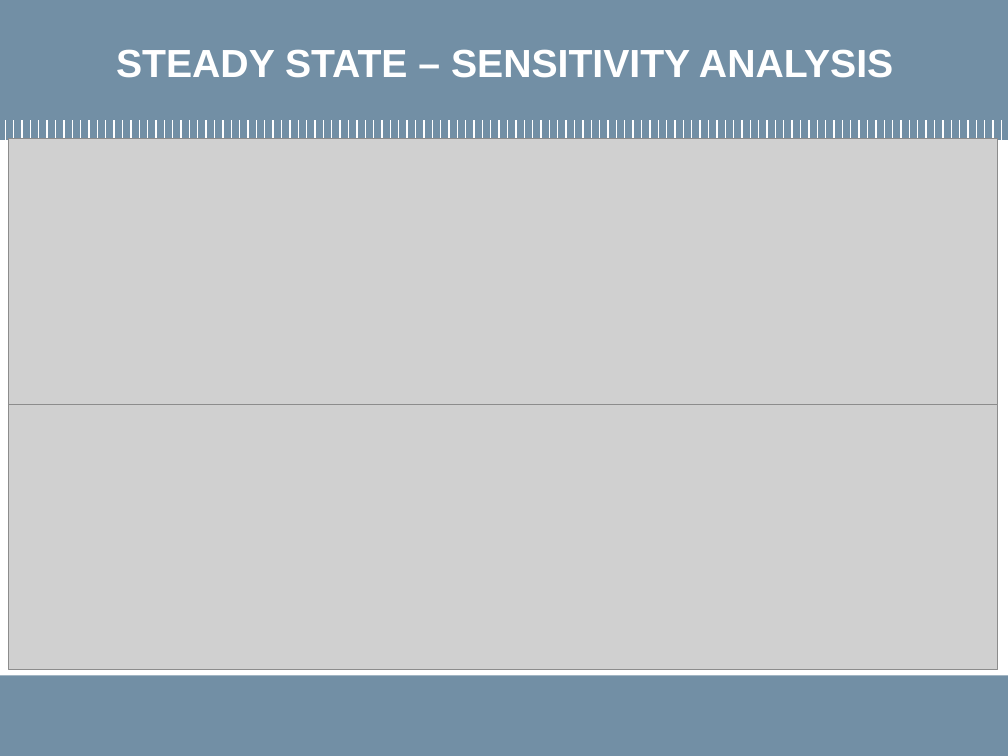
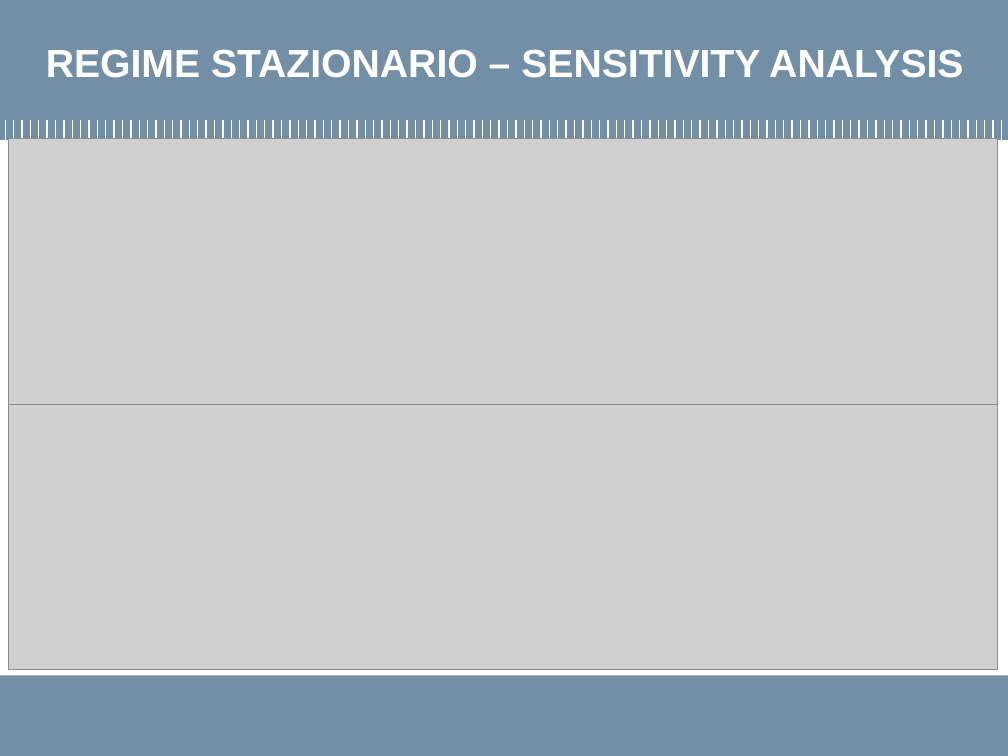
Before and after one commit to LorenzoMazzocco/Progetto-di-laurea-RELAP5, a slide deck: slide 14 of Presentazione.pptx. Drawn at 1008x756 pixels with LibreOffice and Linux fonts; fonts in the diff are those of the drawing; grey boxes stand for pictures; background and template pictures are left out. Boxes give left, top, right and bottom in pixels: in the first picture for what was removed or moved away, otherwise in the second. Text is boxed around its words. In the diff, an @@ line names an element or a change of style, - is before the commit and + after.

```diff
--- a/Presentazione.pptx
+++ b/Presentazione.pptx
@@ title at (46, 49, 963, 78): text changed @@
-STEADY STATE – SENSITIVITY ANALYSIS
+REGIME STAZIONARIO – SENSITIVITY ANALYSIS
```
Also in this commit, not shown: 10 other slides changed, 4 slides added, 3 slides removed, 5 other files.
